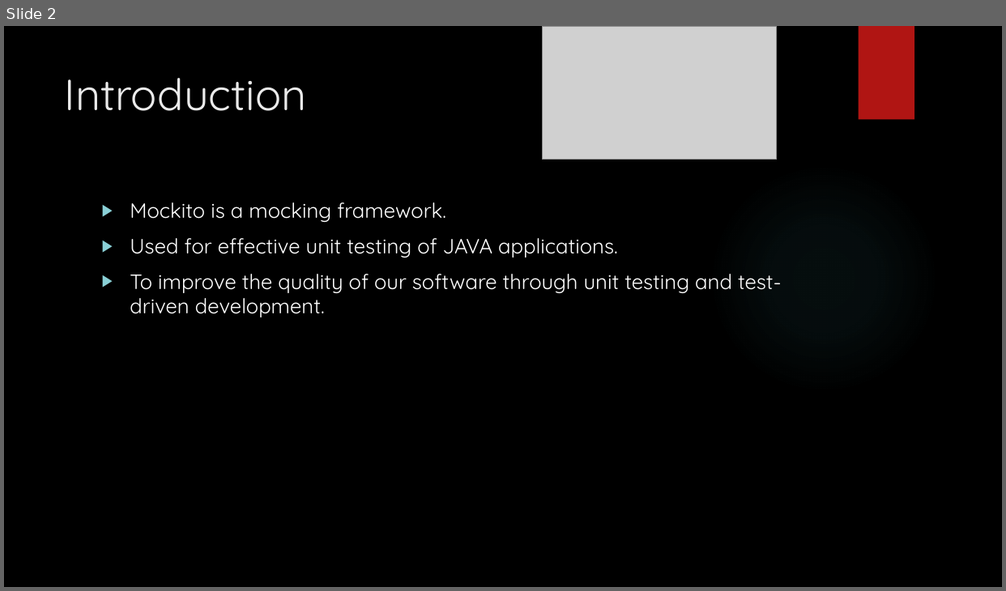
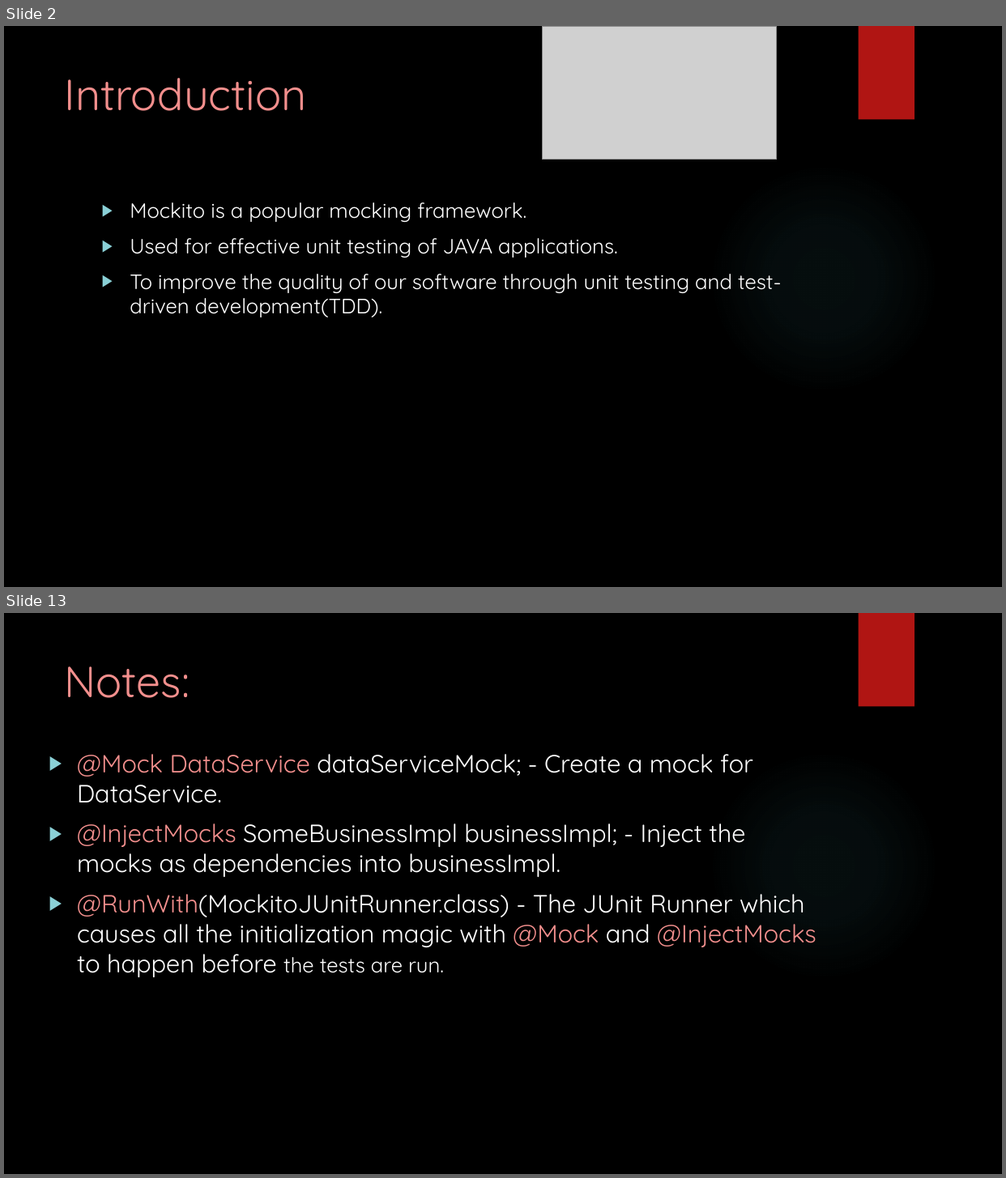
Before and after one commit to rasjaisw/training, a slide deck: assignments/Rashmi_jaiswal.pptx. Shown one above the other, each under a label of ours: slide 2 before the commit, slides 2 and 13 after it; the slides between them are not shown. The pictures are 1006x591 and 1006x1178 pixels, drawn with LibreOffice and Linux fonts; fonts in the diff are those of the drawing; grey boxes stand for pictures; background and template pictures are left out. Boxes give left, top, right and bottom in pixels: in the first picture for what was removed or moved away, otherwise in the second. Text is boxed around its words. In the diff, an @@ line names an element or a change of style, - is before the commit and + after.

Commit message:
rashmi mockito ppt

```diff
--- a/assignments/Rashmi_jaiswal.pptx
+++ b/assignments/Rashmi_jaiswal.pptx
@@ slide 13 added at (4, 613, 1002, 1174), background picture (left out); not listed: 2 template elements that a slide beside it also shows @@
@@ title added at (65, 666, 190, 698), 42 pt, text #F38F8D @@
+Notes:
@@ text added at (77, 754, 816, 977), 24 pt, text #FFFFFF @@
+▶ @Mock DataService dataServiceMock; - Create a mock for DataService.
+▶ @InjectMocks SomeBusinessImpl businessImpl; - Inject the mocks as dependencies into businessImpl.
+▶ @RunWith(MockitoJUnitRunner.class) - The JUnit Runner which causes all the initialization magic with @Mock and @InjectMocks to happen before the tests are run.
@@ slide 2 changed as well @@
@@ title "Introduction" at (65, 78, 307, 111): text colour #EBEBEB to #F38F8D @@
@@ text at (130, 203, 526, 222): text changed @@
-▶ Mockito is a mocking framework.
+▶ Mockito is a popular mocking framework.
@@ text at (130, 274, 782, 318): text changed @@
-▶ To improve the quality of our software through unit testing and test-driven development.
+▶ To improve the quality of our software through unit testing and test-driven development(TDD).
```
Also in this commit, not shown: 5 other slides changed, 8 other slides added, 9 slides removed.
